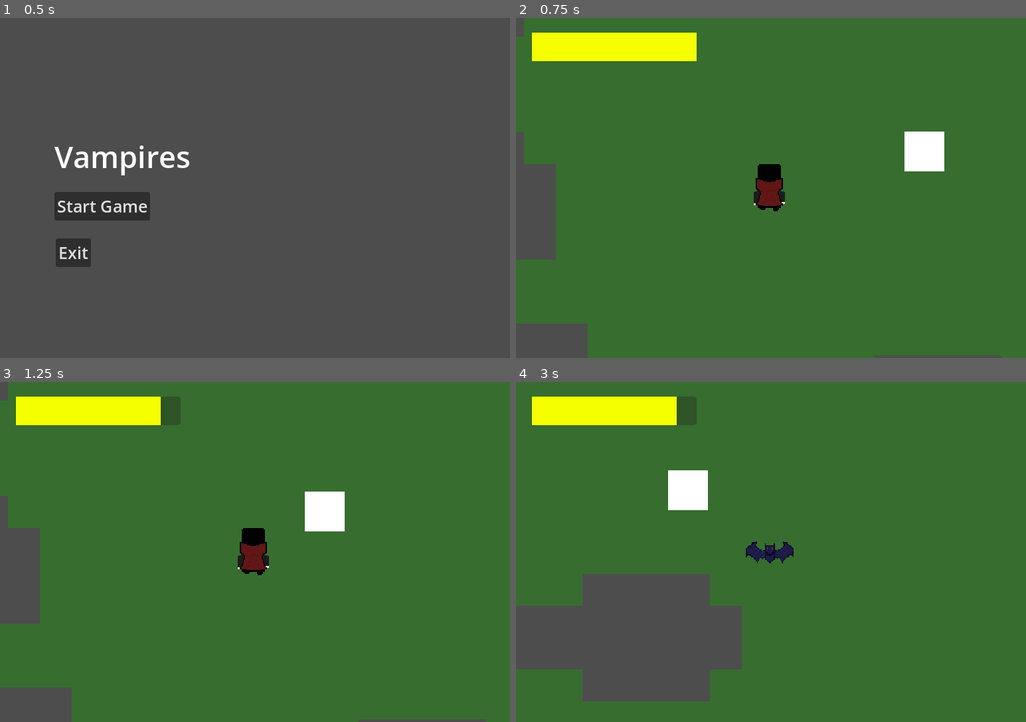
Above: before the commit, frames 1-4 (two rows, left to right).
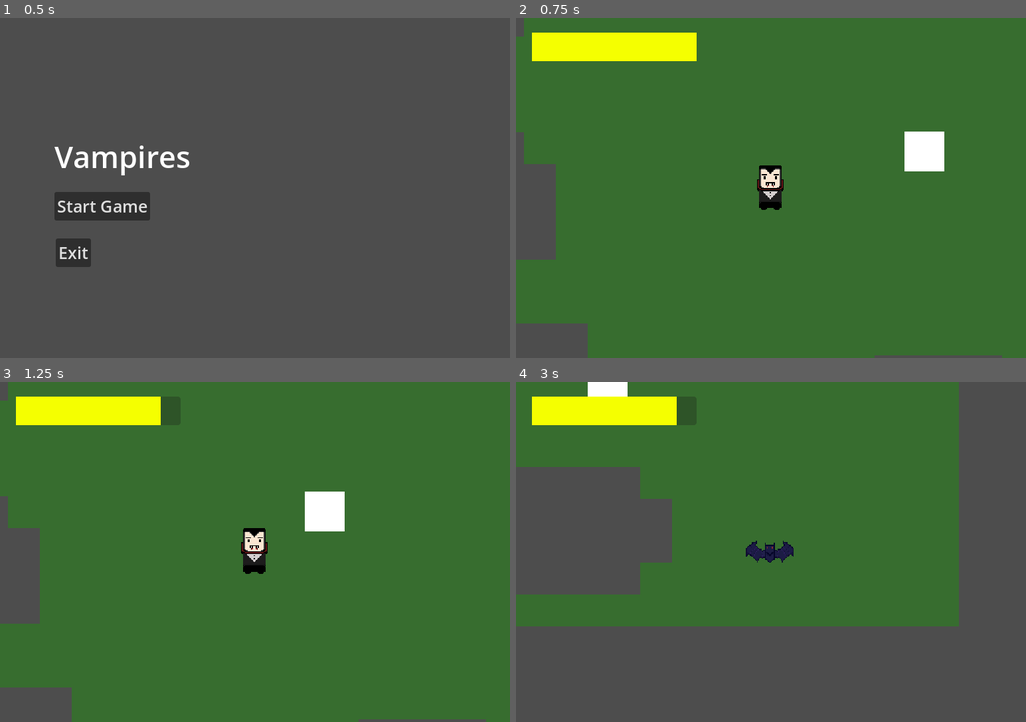
Above: after the commit, the same moments.

Repository: The-Sleety/jam
Game: Godot game, scene res://Scenes/Main Menu.tscn
The game is run twice, just before and just after one commit, with the same random seed, the same clock (stepped at 60 frames per second) and the same inputs.
Inputs:
- Up to frame 1 (0.5 s): no input
- Up to frame 2 (0.75 s): click "Start Game" at 0.5 s
- Up to frame 3 (1.25 s): no input
- Up to frame 4 (3 s): hold D (go_right) 1.28-2.03 s; tap E (transform) at 1.35, 2.3, 2.85 s; hold S (go_down) 2.03-2.78 s; tap Space (hit) at 2.1 s; hold D (go_right) from 2.78 s (still down)

Frame 1 is identical in both runs. In frame 2, 0.6% of the frame differs, in the area x 46-53%, y 42-57%; in frame 3, 0.5%; in frame 4, 45%, in the area x 0-100%, y 0-100%.

Commit message:
Anims
Added Player Animations

Diff:
--- a/new-game-project/Scenes/Entities/Player.tscn
+++ b/new-game-project/Scenes/Entities/Player.tscn
@@ -203,7 +203,7 @@
 "texture": SubResource("AtlasTexture_jpvho")
 }],
 "loop": true,
-"name": &"arka",
+"name": &"back",
 "speed": 14.0
 }, {
 "frames": [{
@@ -221,7 +221,7 @@
 }],
 "loop": true,
 "name": &"idle",
-"speed": 8.0
+"speed": 14.0
 }, {
 "frames": [{
 "duration": 1.0,
@@ -243,8 +243,8 @@
 "texture": SubResource("AtlasTexture_w67ft")
 }],
 "loop": true,
-"name": &"left",
-"speed": 10.0
+"name": &"right",
+"speed": 14.0
 }, {
 "frames": [{
 "duration": 1.0,
@@ -300,22 +300,22 @@
 visible = false
 layout_mode = 3
 anchors_preset = 0
-offset_right = 40.0
-offset_bottom = 40.0
+offset_right = 768.0
+offset_bottom = 514.0
 
 [node name="Button" type="Button" parent="CanvasLayer/DeathScreen"]
 layout_mode = 1
-anchors_preset = 7
+anchors_preset = 8
 anchor_left = 0.5
-anchor_top = 1.0
+anchor_top = 0.5
 anchor_right = 0.5
-anchor_bottom = 1.0
-offset_left = 408.0
-offset_top = 343.0
-offset_right = 708.0
-offset_bottom = 403.0
+anchor_bottom = 0.5
+offset_left = -150.0
+offset_top = -21.0
+offset_right = 150.0
+offset_bottom = 39.0
 grow_horizontal = 2
-grow_vertical = 0
+grow_vertical = 2
 text = "Yeniden Doğ"
 script = ExtResource("3_g4oe6")
 
@@ -326,10 +326,10 @@
 anchor_top = 0.5
 anchor_right = 0.5
 anchor_bottom = 0.5
-offset_left = 461.0
-offset_top = 269.5
-offset_right = 651.0
-offset_bottom = 338.5
+offset_left = -95.0
+offset_top = -151.5
+offset_right = 95.0
+offset_bottom = -82.5
 grow_horizontal = 2
 grow_vertical = 2
 text = "ÖLDÜN"
@@ -358,9 +358,8 @@
 texture_filter = 1
 position = Vector2(20, 15)
 sprite_frames = SubResource("SpriteFrames_0pa8p")
-animation = &"arka"
-frame = 5
-frame_progress = 0.3656897
+animation = &"back"
+frame_progress = 0.79312927
 
 [node name="HitArea" type="Area2D" parent="."]
 position = Vector2(10.000001, 12.000001)
@@ -377,5 +376,6 @@
 position = Vector2(20, 19)
 zoom = Vector2(1.5, 1.5)
 
+[connection signal="ready" from="." to="." method="_on_ready"]
 [connection signal="pressed" from="CanvasLayer/DeathScreen/Button" to="CanvasLayer/DeathScreen/Button" method="_on_pressed"]
 [connection signal="timeout" from="HitCooldown" to="." method="_on_hit_cooldown_timeout"]
--- a/new-game-project/Scenes/Entities/player.gd
+++ b/new-game-project/Scenes/Entities/player.gd
@@ -5,10 +5,9 @@
 var Speed = Base_Speed
 var IsDead : bool = false
 @export var Health : int
-@export var isVampire : bool = false
+@export var isVampire : bool = true
 @export var damage : float = 10
 var canBite = true
-@export var knocback_strength: int = 5
 
 
 
@@ -18,21 +17,25 @@
 		velocity = direction * Speed
 		if isVampire:
 			if direction == Vector2.LEFT:
-				$vampire.play("left")
+				$vampire.flip_h = true
+				$vampire.play("right")
 			elif direction == Vector2.RIGHT:
+				$vampire.flip_h = false
 				$vampire.play("right")
 			elif direction == Vector2.UP:
+				$vampire.play("back")
+			elif direction == Vector2.DOWN:
 				$vampire.play("up")
-			elif direction == Vector2.DOWN:
-				$vampire.play("arka")
+
 	else:
 		velocity = Vector2.ZERO
 
-		if isVampire:
-			$vampire.play("idle")
+	if isVampire and velocity == Vector2.ZERO:
+		$vampire.play("idle")
 
-		else:
-			$Bat.play("idle")
+	else:
+		$Bat.play("idle")
+
 	move_and_slide()
 
 	if Input.is_action_just_pressed("hit"):
@@ -40,23 +43,22 @@
 
 	if Input.is_action_just_pressed("transform"):
 		transform()
-	print(velocity)
 
 func transform():
 		if isVampire:
 			$VampireCollision.disabled = false
 			$BatCollision.disabled = true
 			Speed = flySpeed
-			$Bat.visible = false
-			$vampire.visible = true
+			$Bat.visible = true
+			$vampire.visible = false
 			isVampire = false
-		else:
+		elif !isVampire:
 			$BatCollision.disabled = false
 			$VampireCollision.disabled = true
 			isVampire = true
 			Speed = Base_Speed
-			$Bat.visible = true
-			$vampire.visible = false
+			$Bat.visible = false
+			$vampire.visible = true
 
 func bite():
 	if canBite:
--- a/new-game-project/Scripts/Entities/villager.gd
+++ b/new-game-project/Scripts/Entities/villager.gd
@@ -11,8 +11,7 @@
 var maxHealth = randf_range(80,120)
 var Health = maxHealth
 var canMove = true
-@export var knockback_resistance: float = 1
-var knockback = Vector2.ZERO
+
 
 
 func _ready() -> void:
Not shown: 1 places in new-game-project/Scenes/Entities/Player.tscn that only renumber resources
